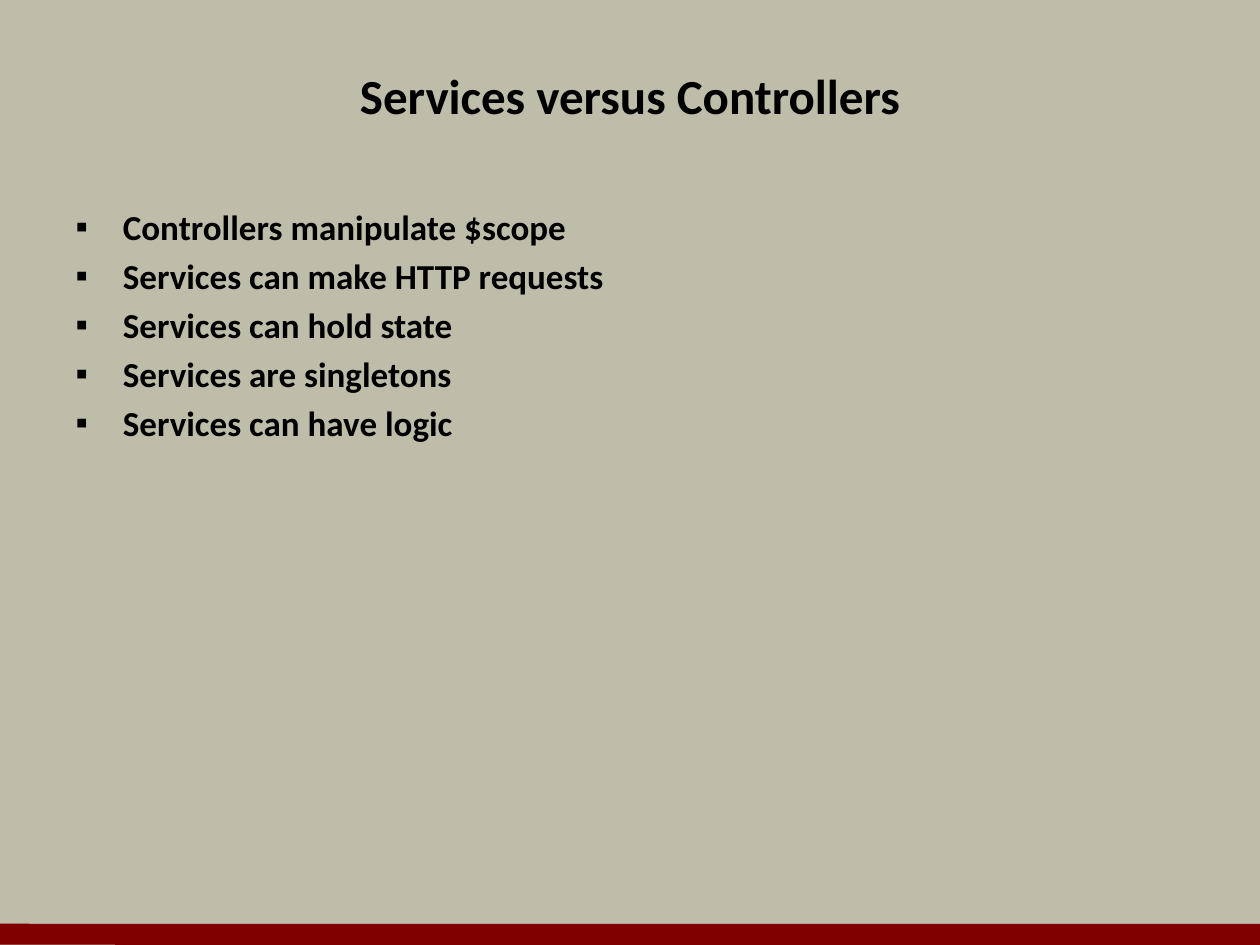
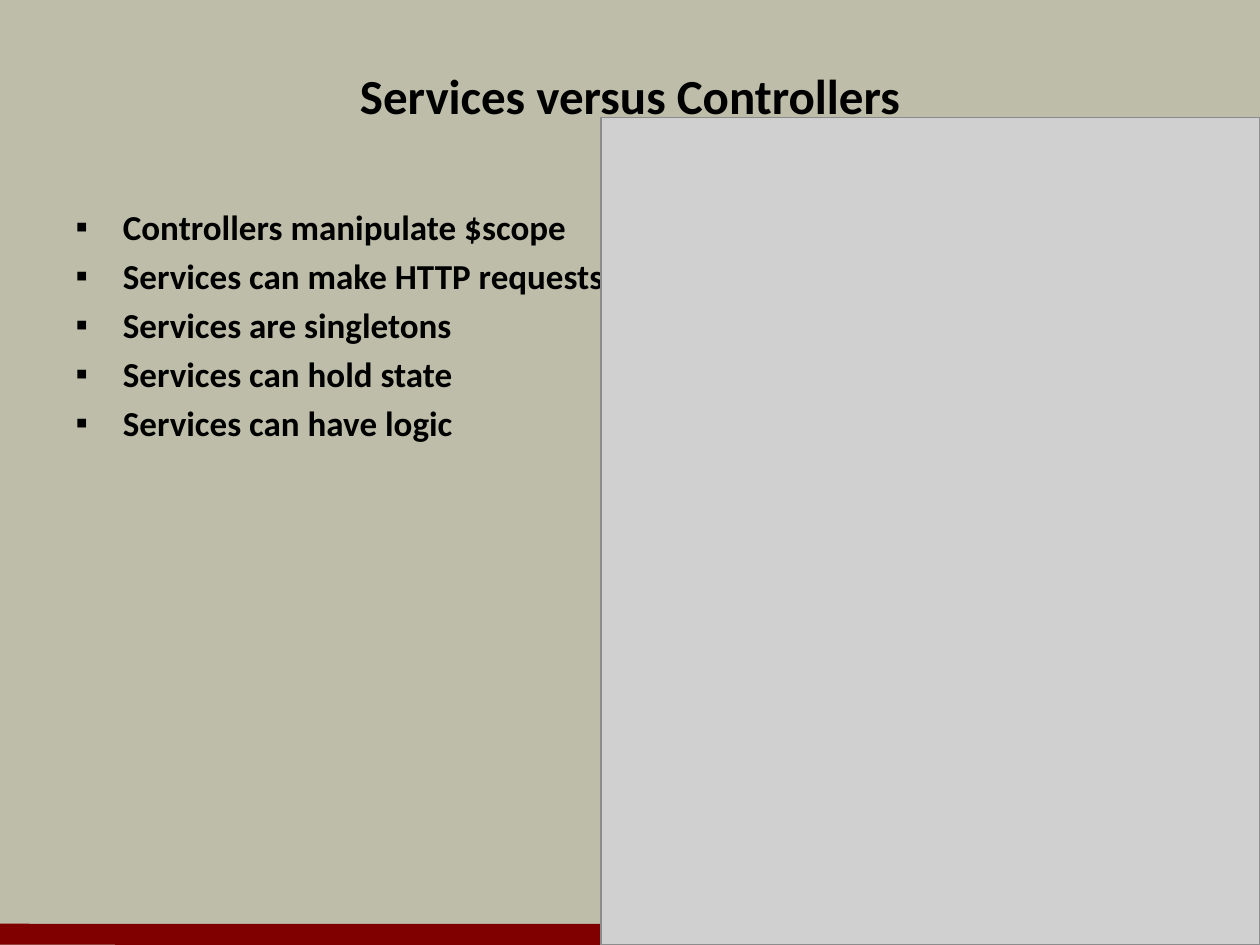
Before and after one commit to OdeToCode/classes, a slide deck: slide 3 of angularjs/slides/04_Services.pptx. Drawn at 1260x945 pixels with LibreOffice and Linux fonts; fonts in the diff are those of the drawing; grey boxes stand for pictures; background and template pictures are left out. Boxes give left, top, right and bottom in pixels: in the first picture for what was removed or moved away, otherwise in the second. Text is boxed around its words. In the diff, an @@ line names an element or a change of style, - is before the commit and + after.

```diff
--- a/angularjs/slides/04_Services.pptx
+++ b/angularjs/slides/04_Services.pptx
@@ picture added at [601,117,1260,945] @@
@@ text at [123,313,451,344]: paragraph added @@
+▪ Services are singletons
@@ text at [123,362,451,393]: paragraph removed @@
-▪ Services are singletons
```
Also in this commit, not shown: 14 other slides changed, 5 slides added, 7 slides removed, 36 other files.
